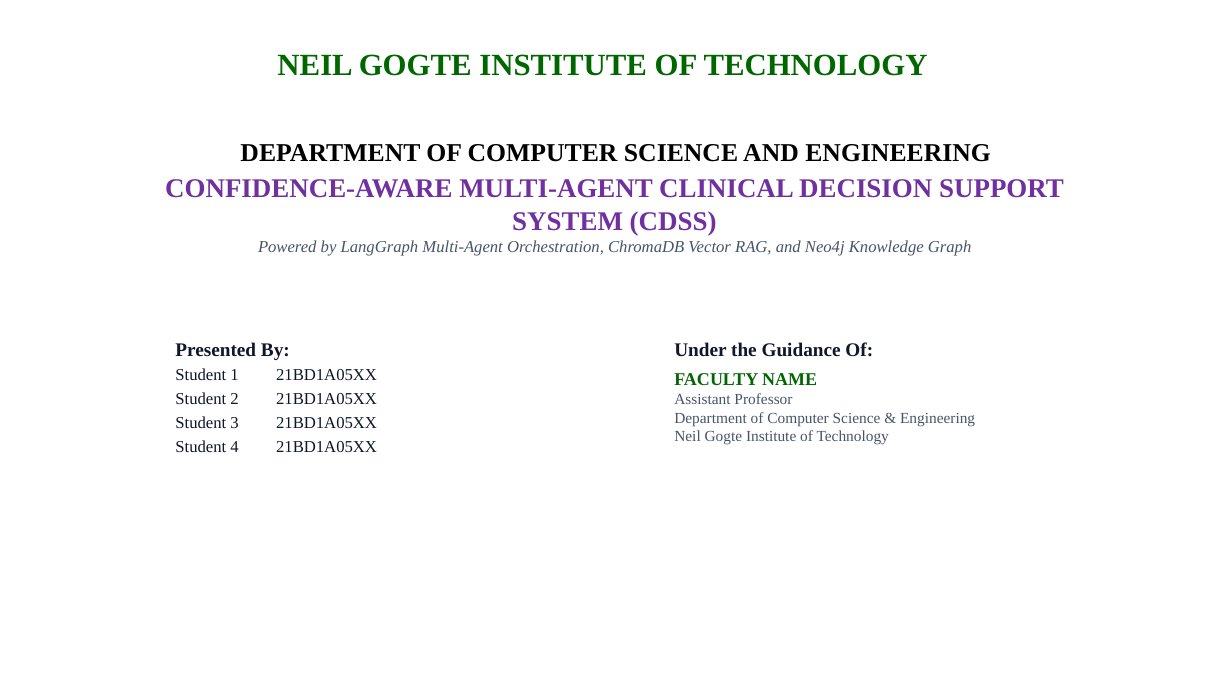
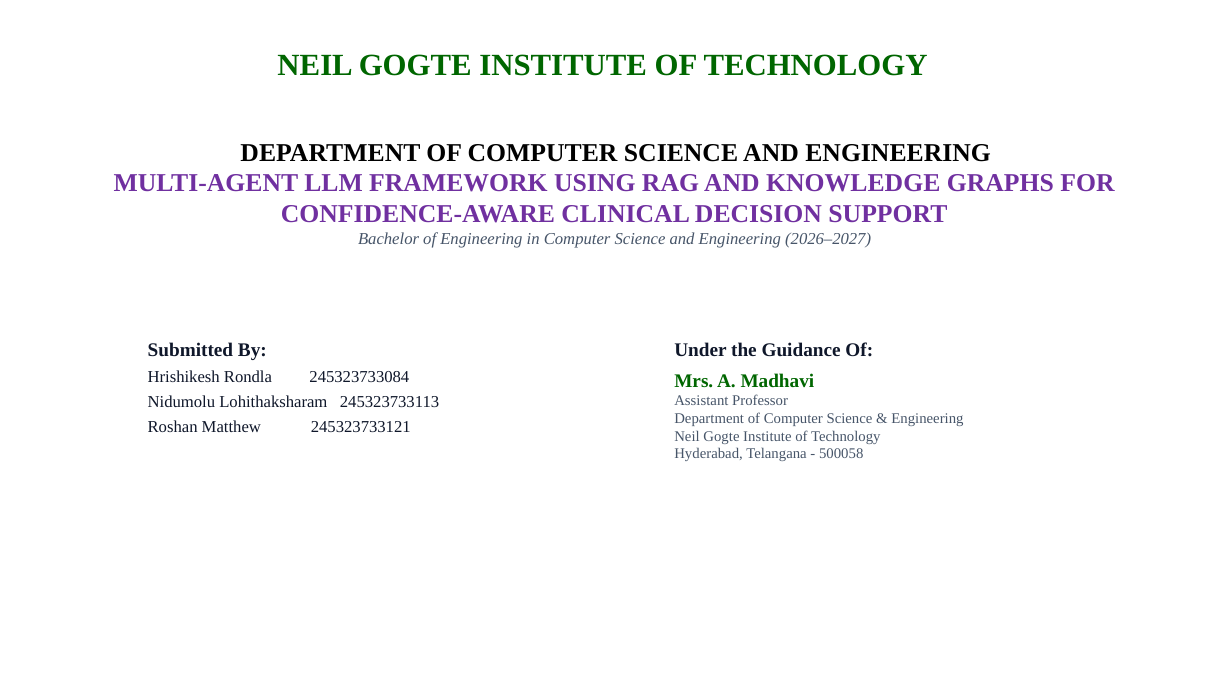
Before and after one commit to gokulohithmui/Case-Study-on-Presentations-AI_animated-project, a slide deck: slide 1 of PW1_Review2_CDSS_Presentation.pptx. Drawn at 1232x693 pixels with LibreOffice and Linux fonts; fonts in the diff are those of the drawing; background and template pictures are left out. Boxes give left, top, right and bottom in pixels: in the first picture for what was removed or moved away, otherwise in the second. Text is boxed around its words. In the diff, an @@ line names an element or a change of style, - is before the commit and + after.

Commit message:
docs(presentation): update Review-2 PPT with exact project abstract, student names, guide Mrs. A. Madhavi, and 25-paper literature survey performance chart

```diff
--- a/PW1_Review2_CDSS_Presentation.pptx
+++ b/PW1_Review2_CDSS_Presentation.pptx
@@ text at box(114, 174, 1114, 248): text changed; size 13 to 20 pt; text colour #475569 to #7030A0; bold on; italic off @@
-CONFIDENCE-AWARE MULTI-AGENT CLINICAL DECISION SUPPORT SYSTEM (CDSS)
-Powered by LangGraph Multi-Agent Orchestration, ChromaDB Vector RAG, and Neo4j Knowledge Graph
+MULTI-AGENT LLM FRAMEWORK USING RAG AND KNOWLEDGE GRAPHS FOR CONFIDENCE-AWARE CLINICAL DECISION SUPPORT
+Bachelor of Engineering in Computer Science and Engineering (2026–2027)
@@ text at box(148, 342, 439, 432): text changed @@
-Presented By:
-Student 1 21BD1A05XX
-Student 2 21BD1A05XX
-Student 3 21BD1A05XX
-Student 4 21BD1A05XX
+Submitted By:
+Hrishikesh Rondla 245323733084
+Nidumolu Lohithaksharam 245323733113
+Roshan Matthew 245323733121
@@ text at box(674, 373, 963, 461): text changed; size 12 to 11.5 pt @@
-FACULTY NAME
-Assistant Professor
-Department of Computer Science & Engineering
-Neil Gogte Institute of Technology
+Mrs. A. Madhavi
+Assistant Professor
+Department of Computer Science & Engineering
+Neil Gogte Institute of Technology
+Hyderabad, Telangana - 500058
```
Also in this commit, not shown: 7 other slides changed, 1 slide added.
